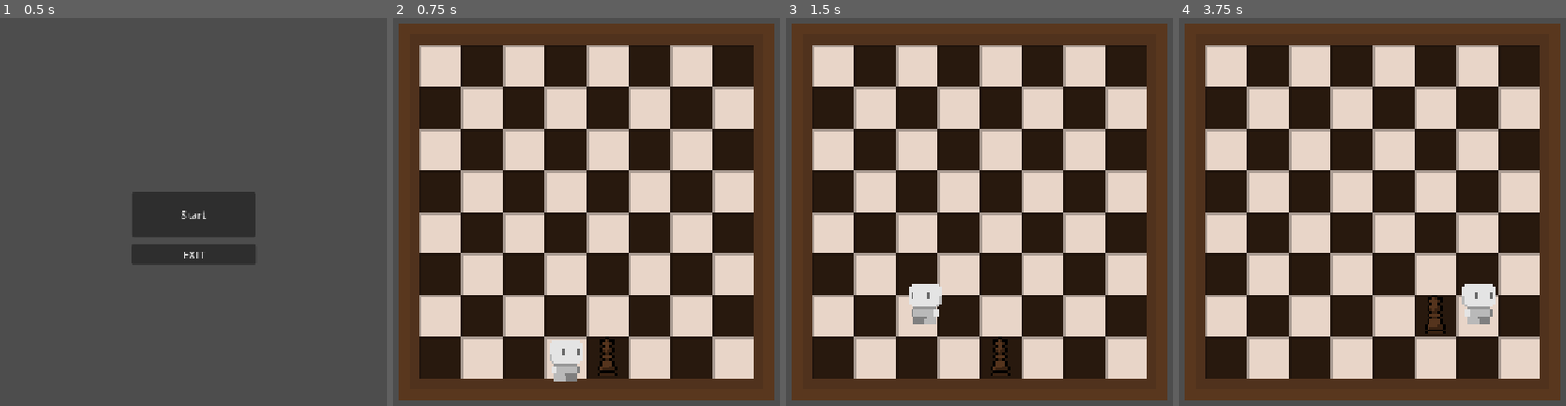
Above: before the commit, frames 1-4 (left to right).
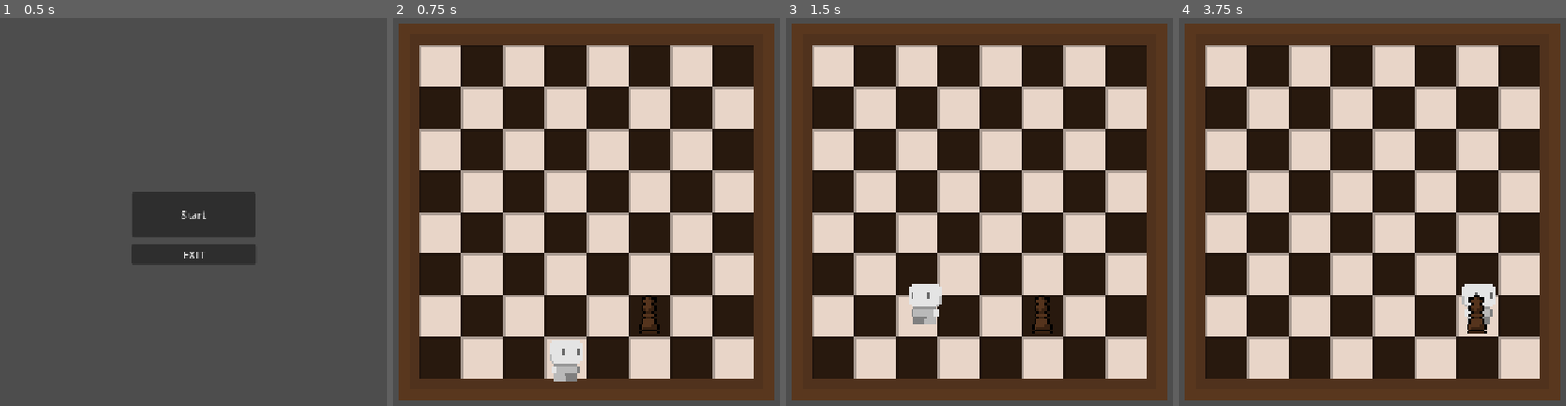
Above: after the commit, the same moments.

Repository: rs-code-hk/chess_gone_rogue
Game: Godot game, scene res://Scenes/title_screen.tscn
Two runs of this game, one before a commit and one after it. Both use one fixed random seed, a clock stepped at 60 frames per second and the inputs below.
Inputs:
- Up to frame 1 (0.5 s): no input
- Up to frame 2 (0.75 s): click "Start" at 0.5 s
- Up to frame 3 (1.5 s): tap Enter (ui_accept) at 1.25 s; tap A (a) at 1.35 s
- Up to frame 4 (3.75 s): tap Enter (ui_accept) at 1.52, 2.27, 3.5 s; tap D (d) at 1.55, 2.1 s; tap S (s) at 2.3, 2.85 s; tap W (w) at 3.05, 3.6 s

Frame 1 is identical in both runs. In frame 2, 0.5% of the frame differs, in the area x 52-69%, y 71-93%; in frame 3, 0.5%; in frame 4, 0.7%, in the area x 63-80%, y 71-82%.

Commit message:
made it so that king wouldn't get stuck

Diff:
--- a/chess-gone-rogue/Scenes/king_enemy.gd
+++ b/chess-gone-rogue/Scenes/king_enemy.gd
@@ -7,16 +7,20 @@
 		var range_int_x = randi_range(-1, 1)
 		var range_int_y = randi_range(-1, 1)
 		#moving it by 16 pixals in any direction moves it on spuare that way
-		await get_tree().create_timer(3).timeout
+
 		var x_movment = range_int_x * 16
 		var y_movment = range_int_y * 16
 		var final_postion_x = x_movment + position.x
 		var final_postion_y = y_movment + position.y
+		var did_move = false
 		if final_postion_x > -72 and final_postion_x < 72:
 			move_local_x(x_movment)
+			did_move = true
 		if final_postion_y > -73 and final_postion_y < 71:
 			move_local_y(y_movment)
-
+			did_move = true
+		if did_move == true:
+			await get_tree().create_timer(3).timeout
 
 
 
